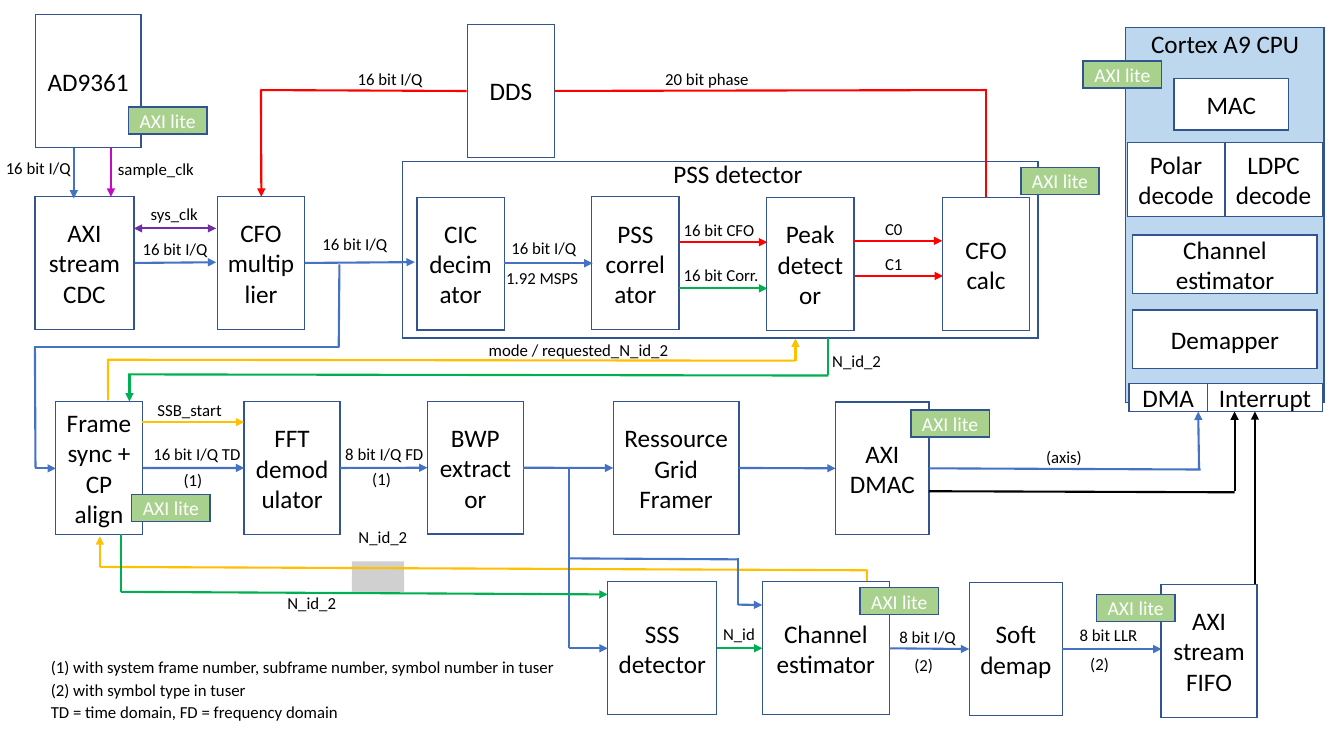
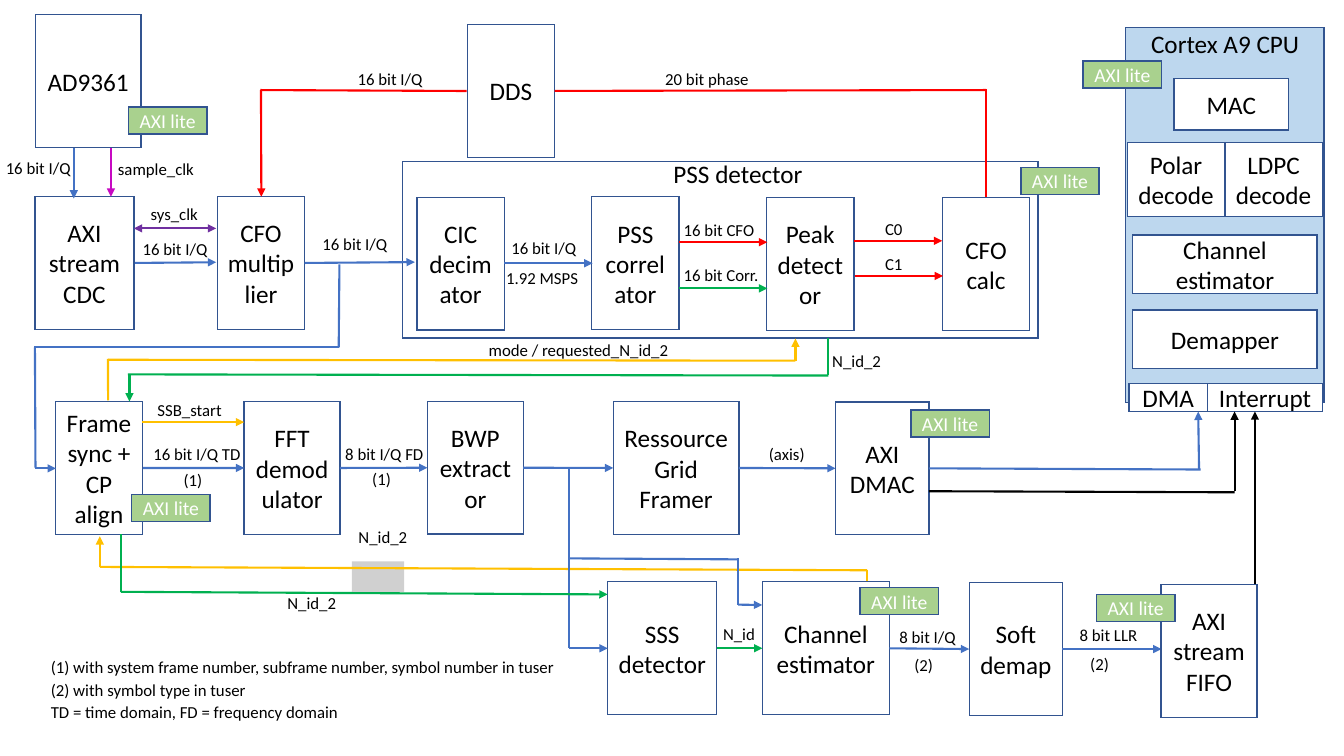
Before and after one commit to catkira/open5G_phy, a slide deck: slide 1 of doc/overview.pptx. Drawn at 1344x756 pixels with LibreOffice and Linux fonts; fonts in the diff are those of the drawing; grey boxes stand for pictures. Boxes give left, top, right and bottom in pixels: in the first picture for what was removed or moved away, otherwise in the second. Text is boxed around its words. In the diff, an @@ line names an element or a change of style, - is before the commit and + after.

```diff
--- a/doc/overview.pptx
+++ b/doc/overview.pptx
@@ text "(axis)": place and size @@
-text "(axis)" at bbox=[1046, 451, 1082, 465]
+text "(axis)" at bbox=[769, 448, 805, 462]
```
Also in this commit, not shown: 8 other files.
